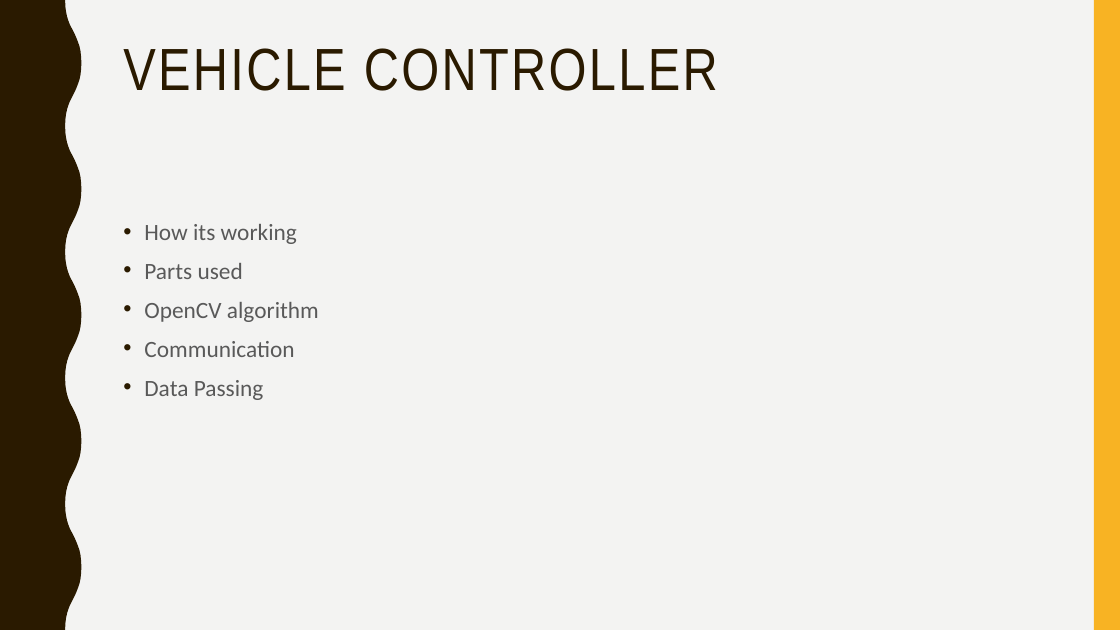
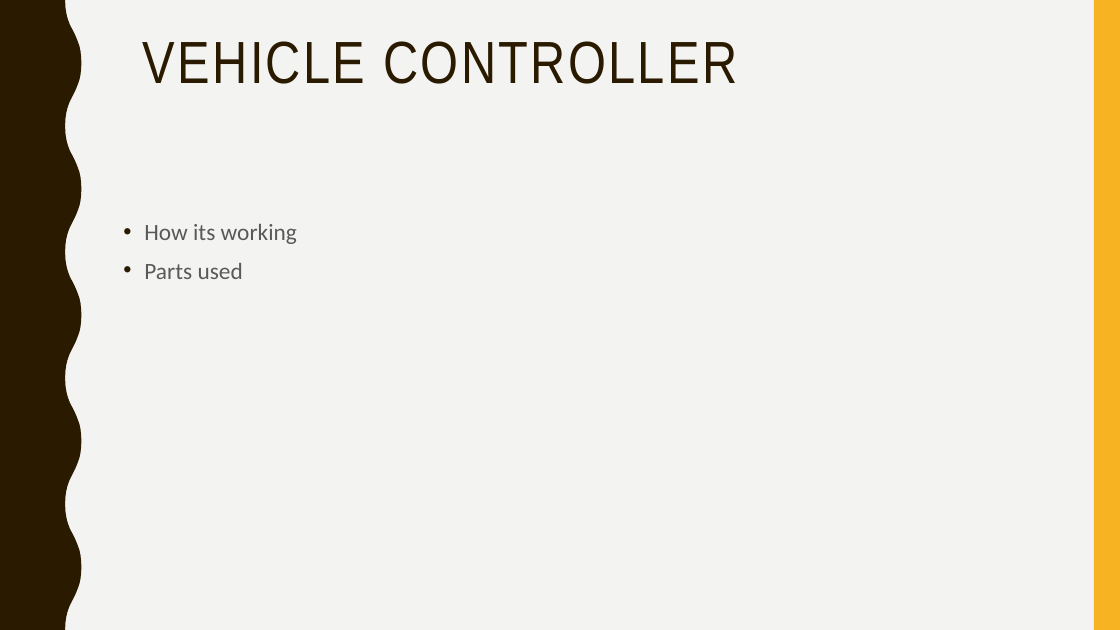
Before and after one commit to jean-lucas/vic, a slide deck: slide 6 of Presentation/Vehicle Intersection Control Presentation.pptx. Drawn at 1120x630 pixels with LibreOffice and Linux fonts; fonts in the diff are those of the drawing. Boxes give left, top, right and bottom in pixels: in the first picture for what was removed or moved away, otherwise in the second. Text is boxed around its words. In the diff, an @@ line names an element or a change of style, - is before the commit and + after.

```diff
--- a/Presentation/Vehicle Intersection Control Presentation.pptx
+++ b/Presentation/Vehicle Intersection Control Presentation.pptx
@@ title "VEHICLE CONTROLLER": place and size @@
-title "VEHICLE CONTROLLER" at box(123, 48, 718, 91)
+title "VEHICLE CONTROLLER" at box(143, 41, 737, 84)
@@ text at box(144, 302, 319, 400): paragraphs removed @@
-• OpenCV algorithm
-• Communication
-• Data Passing
```
Also in this commit, not shown: 1 other slide changed, 1 slide added.
